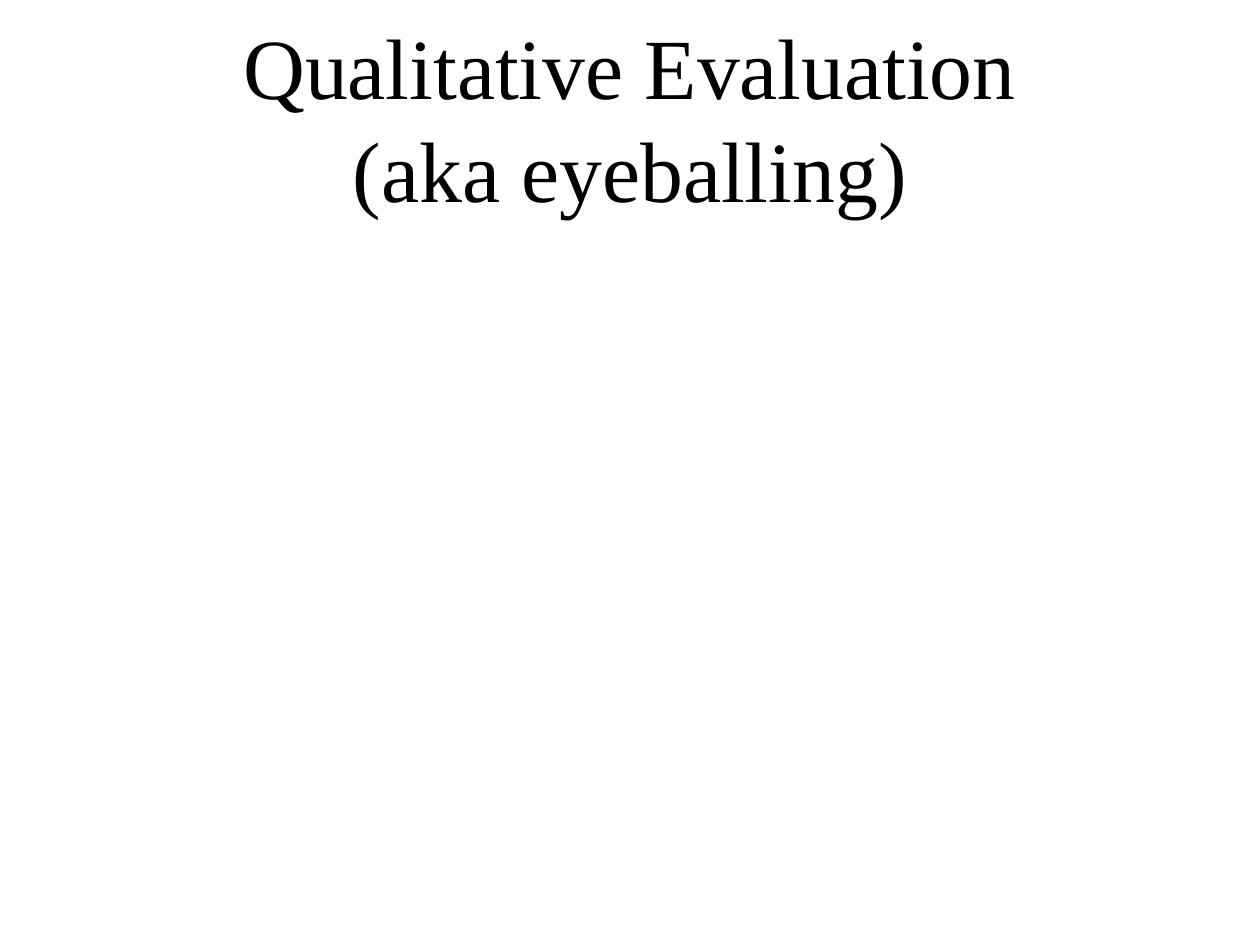
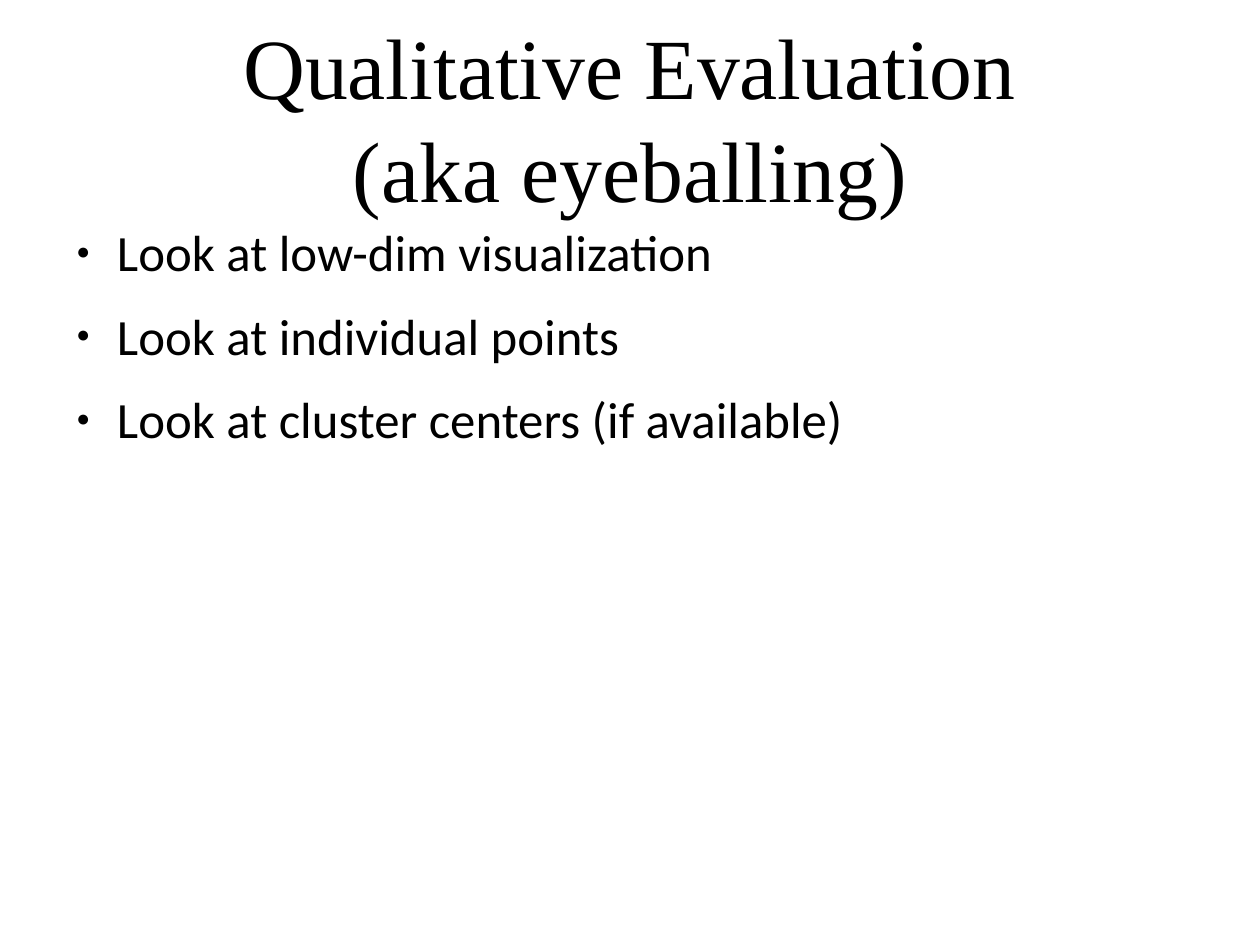
Before and after one commit to amueller/applied_ml_spring_2017, a slide deck: slide 31 of slides/aml-17-032717.odp (slide 29 before the commit). Drawn at 1260x945 pixels with LibreOffice and Linux fonts; fonts in the diff are those of the drawing. Boxes give left, top, right and bottom in pixels: in the first picture for what was removed or moved away, otherwise in the second. Text is boxed around its words. In the diff, an @@ line names an element or a change of style, - is before the commit and + after.

```diff
--- a/slides/aml-17-032717.odp
+++ b/slides/aml-17-032717.odp
@@ text added at (117,235,843,445), 32 pt, text #000000 @@
+● Look at low-dim visualization
+● Look at individual points
+● Look at cluster centers (if available)
```
Also in this commit, not shown: 6 slides added, 1 slide removed, 1 other file.
